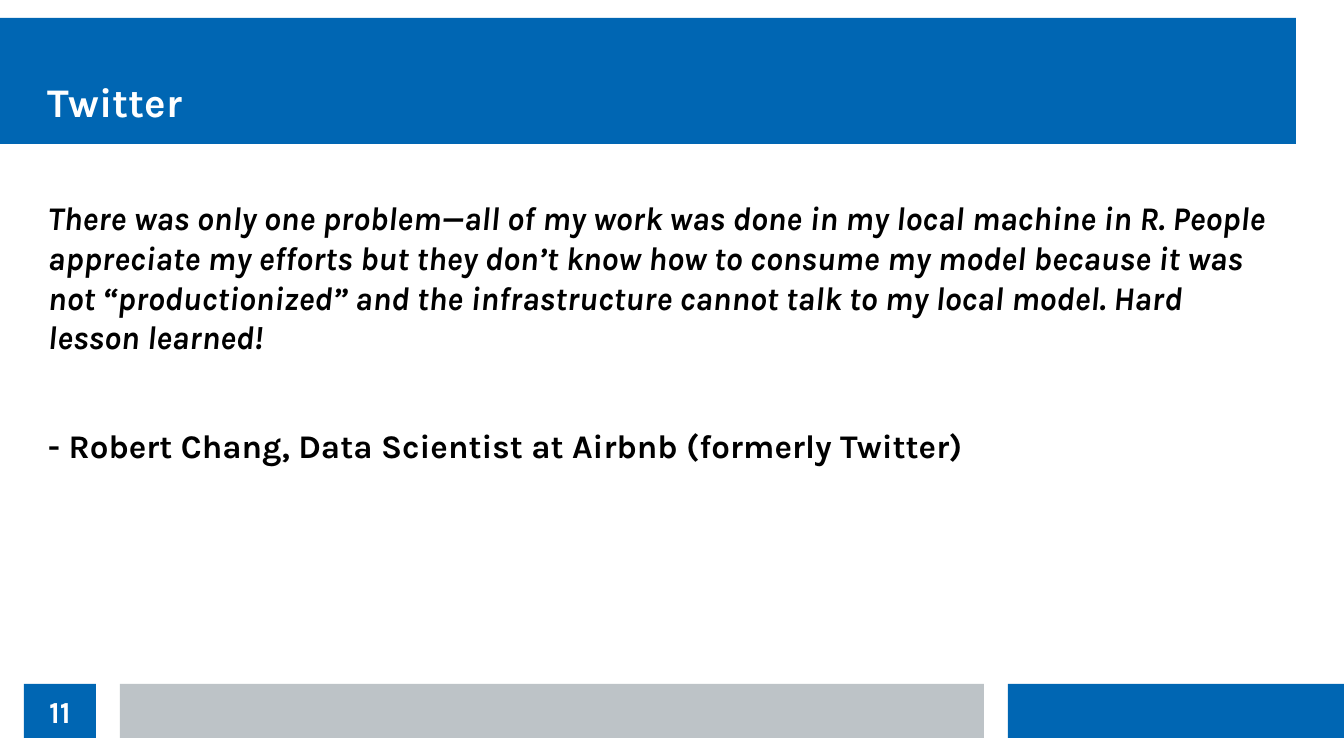
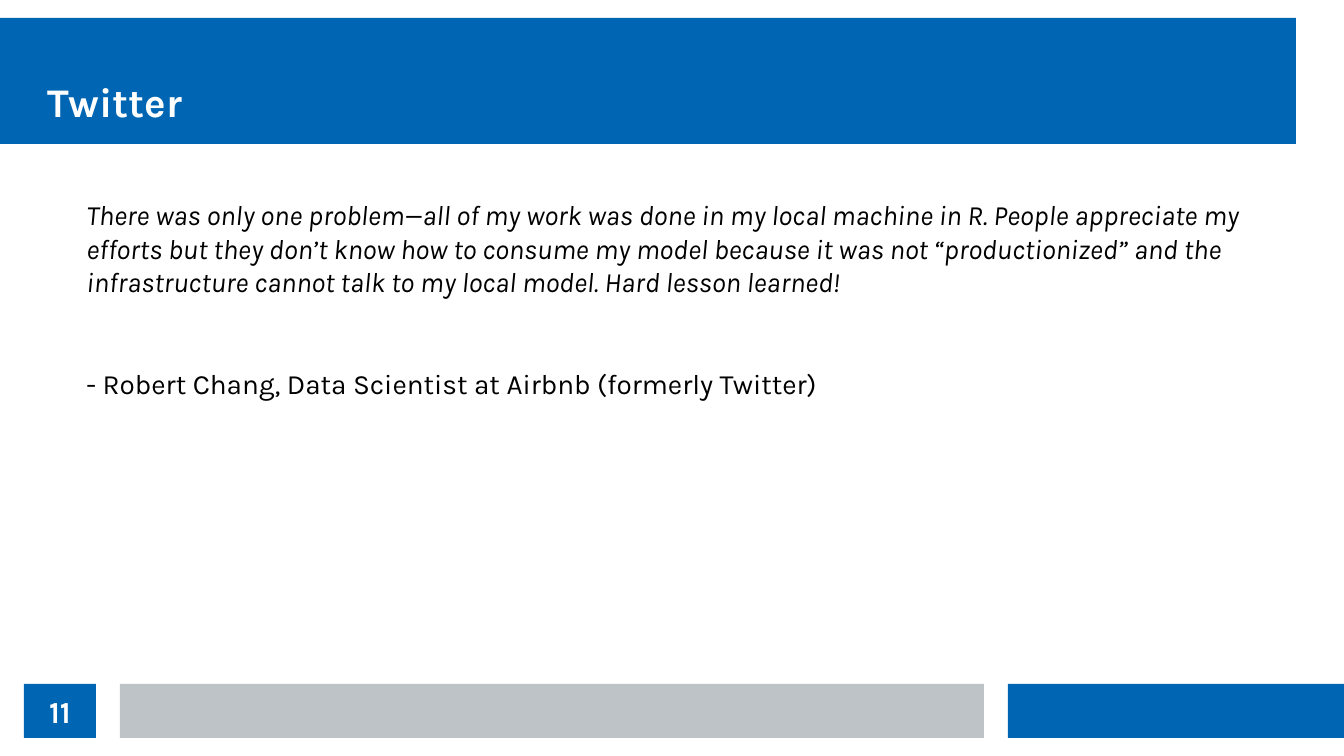
Before and after one commit to thomasnield/kotlin_data_science_talk_ChicagoJUG, a slide deck: slide 11 of kotlin_data_science_talk_chijug_slides.odp. Drawn at 1344x756 pixels with LibreOffice and Linux fonts; fonts in the diff are those of the drawing. Boxes give left, top, right and bottom in pixels: in the first picture for what was removed or moved away, otherwise in the second. Text is boxed around its words. In the diff, an @@ line names an element or a change of style, - is before the commit and + after.

```diff
--- a/kotlin_data_science_talk_chijug_slides.odp
+++ b/kotlin_data_science_talk_chijug_slides.odp
@@ text "There was only one problem—all ..." at (86, 206, 1239, 401): size 19.5 to 16.5 pt, bold off; list level 1 to 2 in "There was only one problem—all ..."; list level 1 to 2 in "- Robert Chang, Data Scientist ..." @@
```
Also in this commit, not shown: 6 other slides changed.
